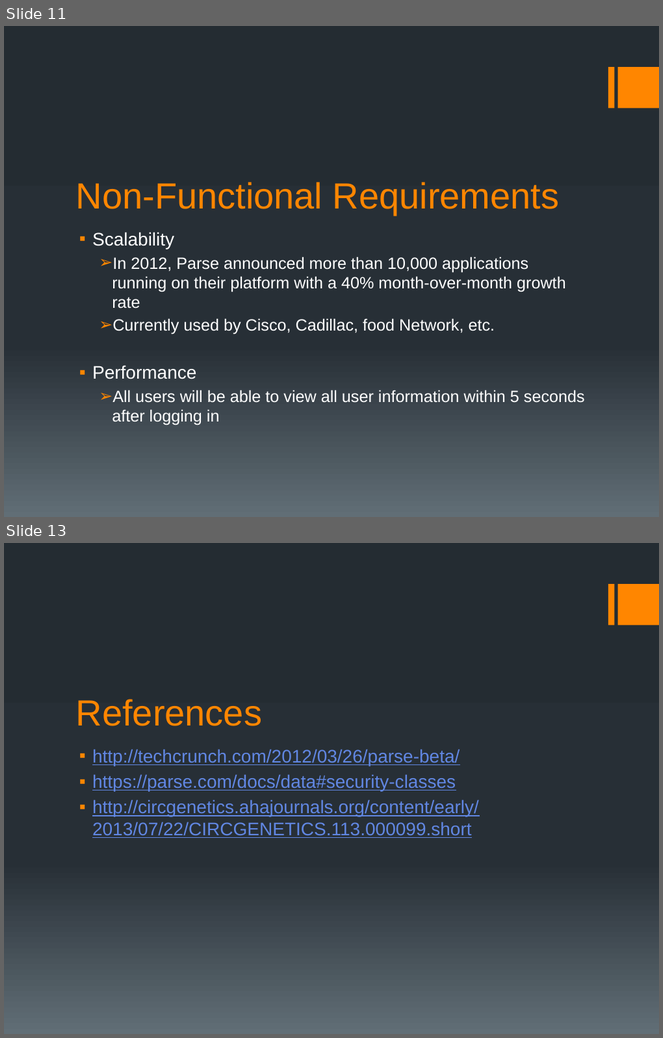
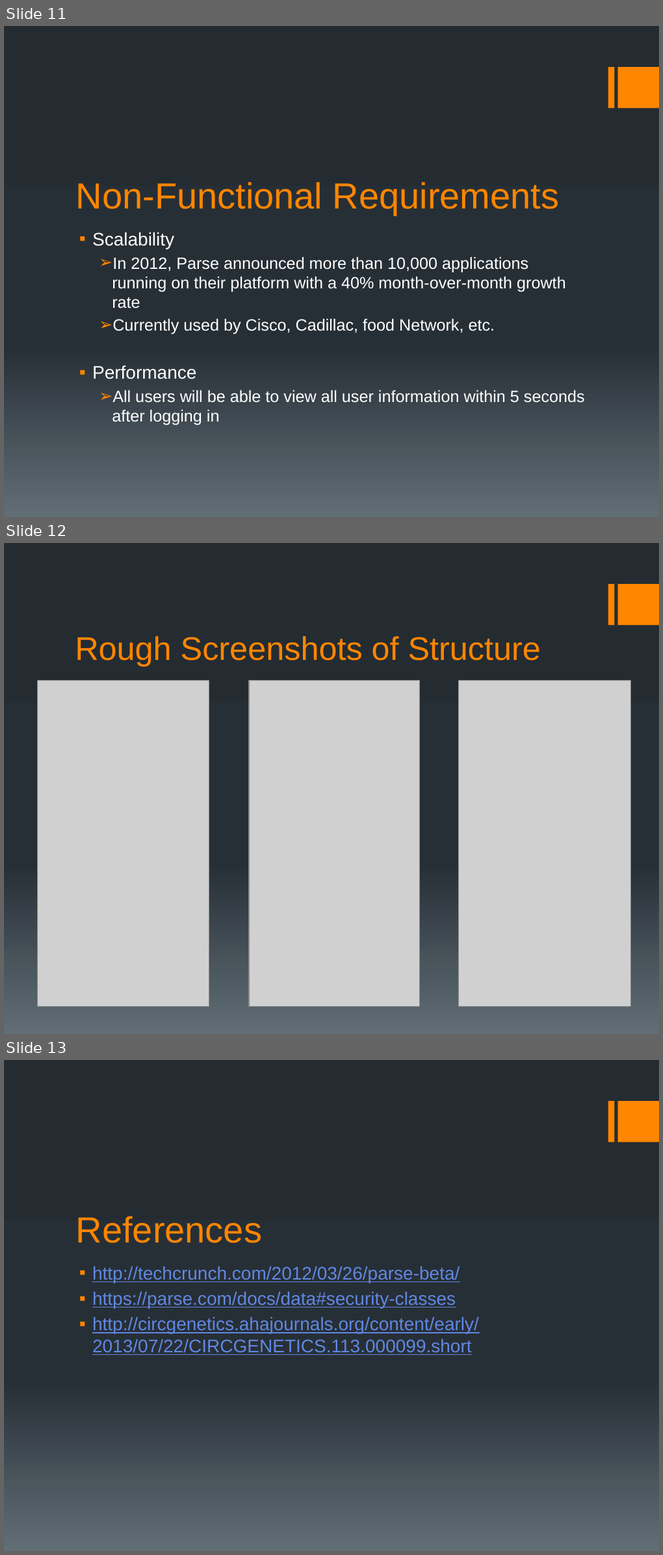
Before and after one commit to ShawnHesch/SAAPI, a slide deck: SAAPI_Walkthrough.pptx. Shown one above the other, each under a label of ours: slides 11 and 13 before the commit, slides 11, 12 and 13 after it; the slides between them are not shown. The pictures are 663x1038 and 663x1555 pixels, drawn with LibreOffice and Linux fonts; fonts in the diff are those of the drawing; grey boxes stand for pictures. Boxes give left, top, right and bottom in pixels: in the first picture for what was removed or moved away, otherwise in the second. Text is boxed around its words. In the diff, an @@ line names an element or a change of style, - is before the commit and + after.

Commit message:
Added screenshots

```diff
--- a/SAAPI_Walkthrough.pptx
+++ b/SAAPI_Walkthrough.pptx
@@ slide 12 added at box(4, 543, 659, 1034), background gradient #242C33 to #273037 to #636D76; not listed: 2 template elements that a slide beside it also shows @@
@@ title added at box(75, 636, 541, 667), 36 pt, text #FF8600 @@
+Rough Screenshots of Structure
@@ picture added at box(37, 681, 209, 1007) @@
@@ picture added at box(249, 681, 420, 1007) @@
@@ picture added at box(459, 681, 631, 1007) @@
```
Also in this commit, not shown: 1 slide removed, 8 other files.
